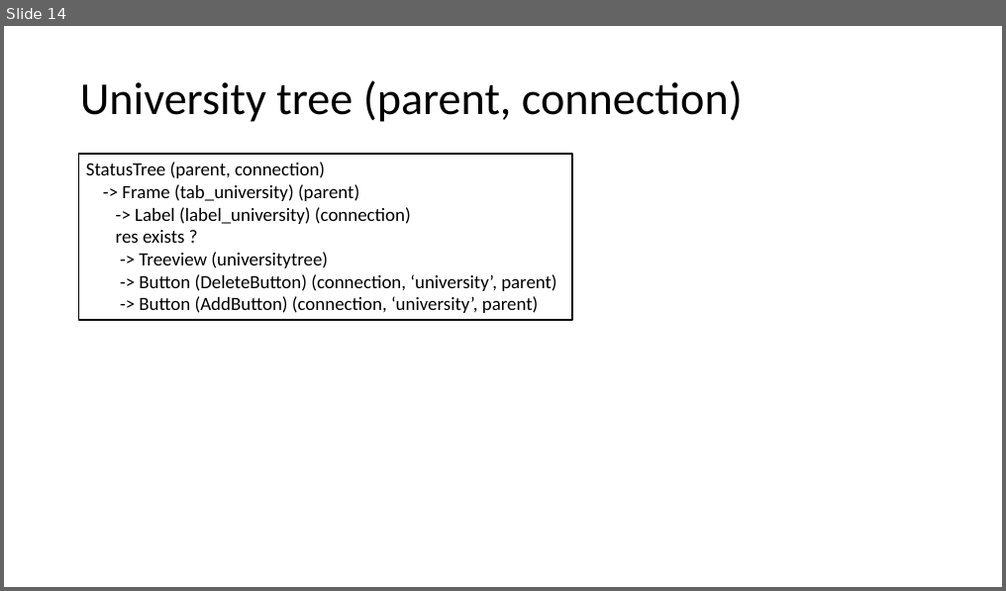
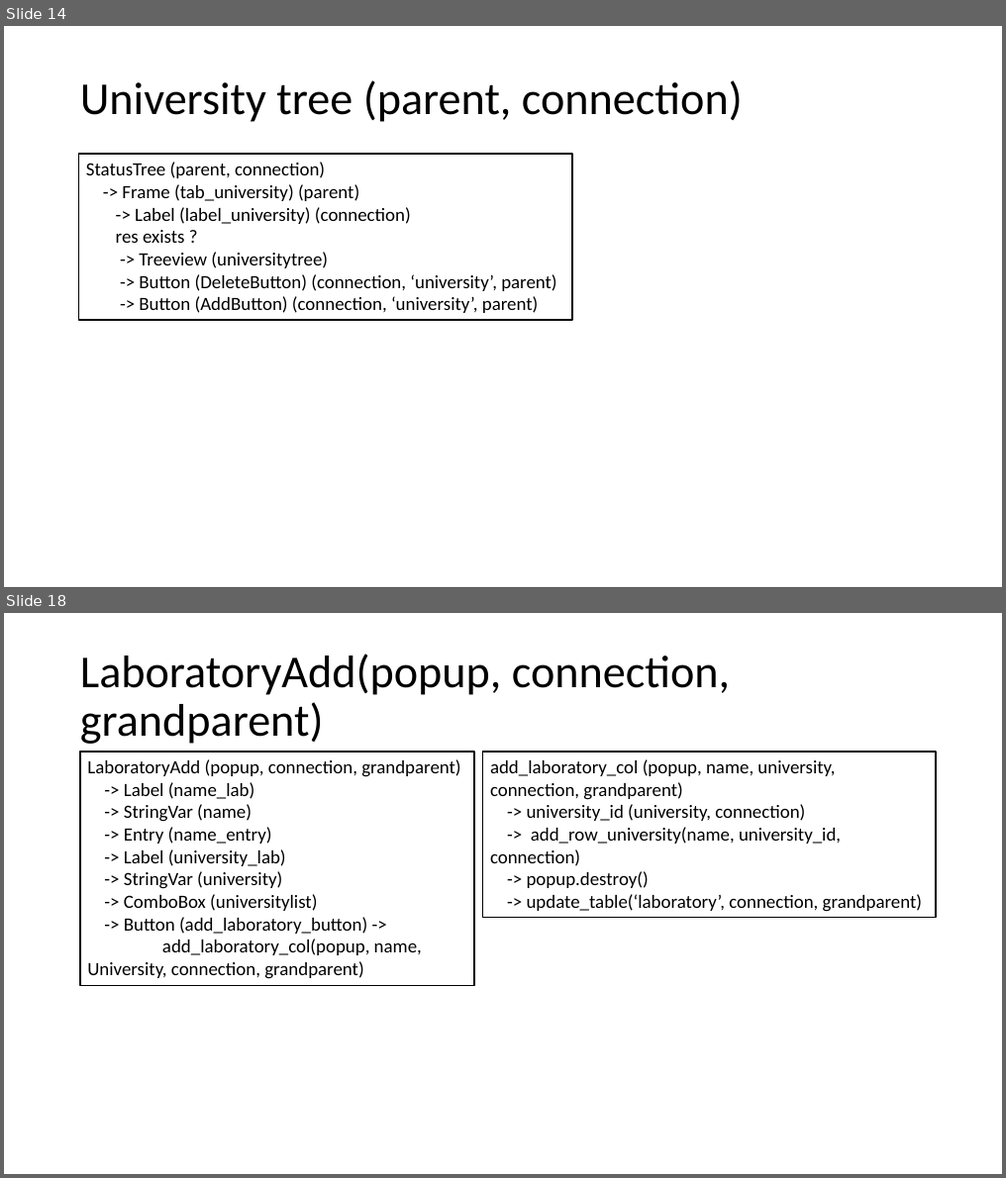
Before and after one commit to jcorain/CollaSci, a slide deck: GUI_schema.pptx. Shown one above the other, each under a label of ours: slide 14 before the commit, slides 14 and 18 after it; the slides between them are not shown. The pictures are 1006x591 and 1006x1178 pixels, drawn with LibreOffice and Linux fonts; fonts in the diff are those of the drawing. Boxes give left, top, right and bottom in pixels: in the first picture for what was removed or moved away, otherwise in the second. Text is boxed around its words. In the diff, an @@ line names an element or a change of style, - is before the commit and + after.

```diff
--- a/GUI_schema.pptx
+++ b/GUI_schema.pptx
@@ slide 18 added at [4,613,1002,1174], background #FFFFFF @@
@@ title added at [80,654,730,744], 44 pt, text #000000 @@
+LaboratoryAdd(popup, connection, grandparent)
@@ rectangle added at [80,752,474,986], outline #000000 1.5 pt, 18 pt, text #000000 @@
+LaboratoryAdd (popup, connection, grandparent)
+-> Label (name_lab)
+-> StringVar (name)
+-> Entry (name_entry)
+-> Label (university_lab)
+-> StringVar (university)
+-> ComboBox (universitylist)
+-> Button (add_laboratory_button) ->
+add_laboratory_col(popup, name,
+University, connection, grandparent)
@@ rectangle added at [483,752,936,918], outline #000000 1.5 pt, 18 pt, text #000000 @@
+add_laboratory_col (popup, name, university,
+connection, grandparent)
+-> university_id (university, connection)
+-> add_row_university(name, university_id,
+connection)
+-> popup.destroy()
+-> update_table(‘laboratory’, connection, grandparent)
```
Also in this commit, not shown: 4 slides changed, 2 other slides added, 3 other files.
